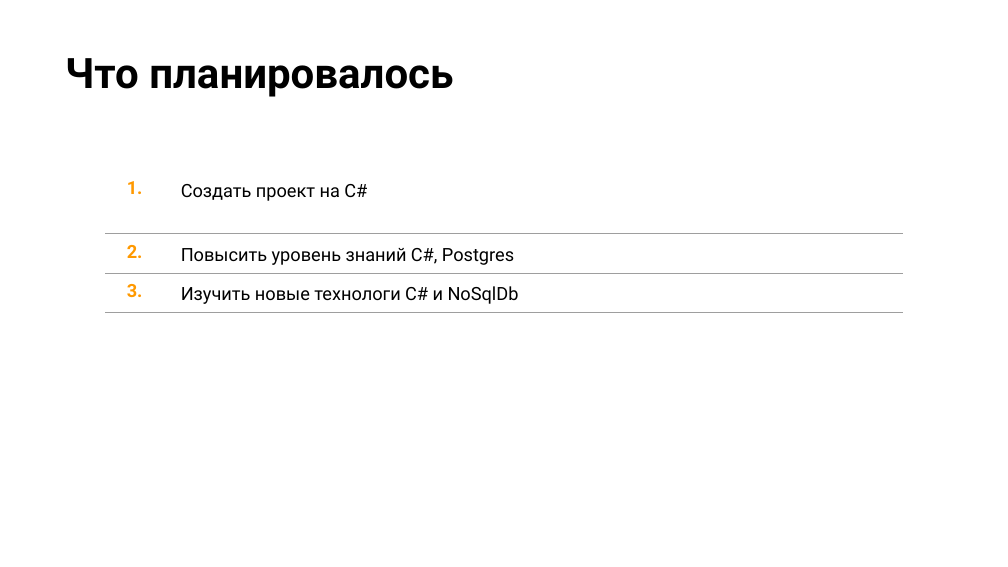
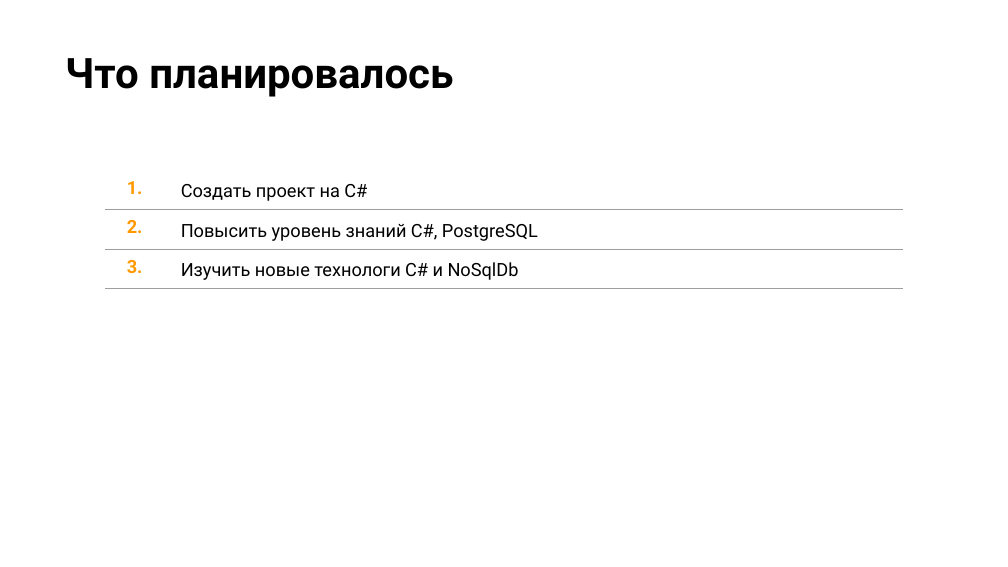
Before and after one commit to Lyudmer/project_swh_client, a slide deck: slide 5 of Schemas/Защита проекта.pptx. Drawn at 1008x567 pixels with LibreOffice and Linux fonts; fonts in the diff are those of the drawing; background and template pictures are left out. Boxes give left, top, right and bottom in pixels: in the first picture for what was removed or moved away, otherwise in the second. Text is boxed around its words. In the diff, an @@ line names an element or a change of style, - is before the commit and + after.

```diff
--- a/Schemas/Защита проекта.pptx
+++ b/Schemas/Защита проекта.pptx
@@ table at [105,170,903,287] @@
-row 2, column 2: Повысить уровень знаний C#, Postgres
+row 2, column 2: Повысить уровень знаний C#, PostgreSQL
```
Also in this commit, not shown: 15 other files.
